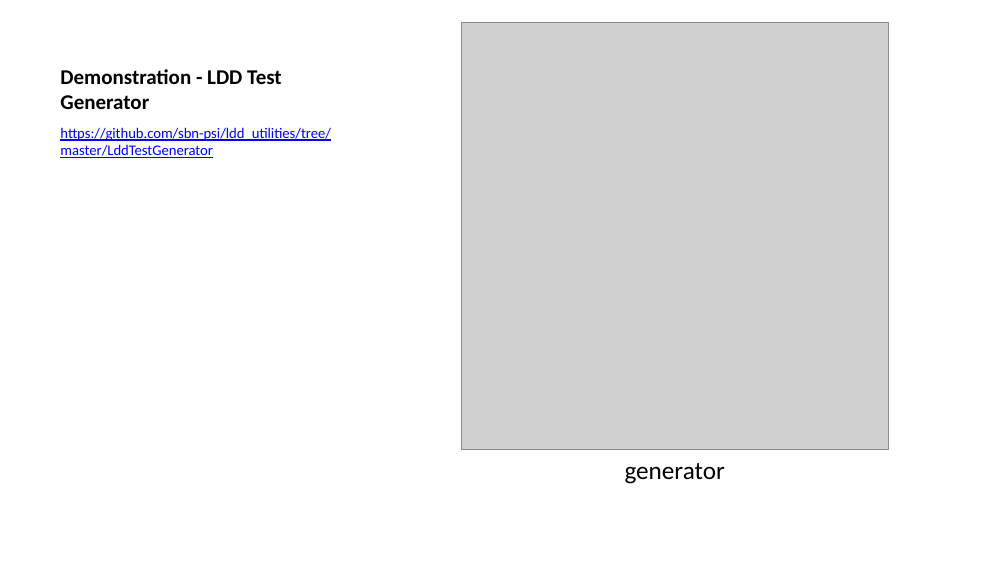
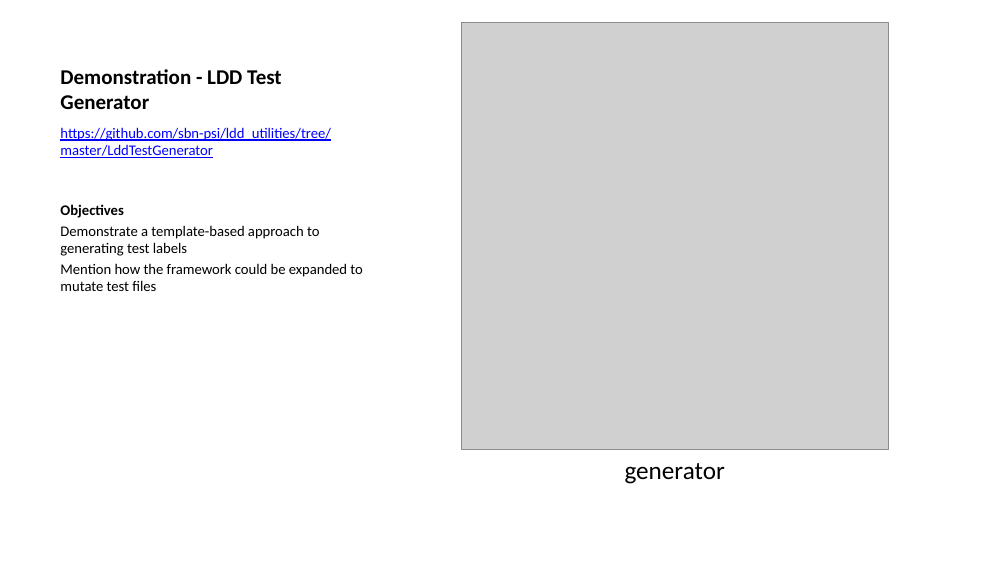
Before and after one commit to sbn-psi/dmsp, a slide deck: slide 17 of LDDTesting/stone-LDDTestingPrinciples.pptx (slide 18 before the commit). Drawn at 1008x567 pixels with LibreOffice and Linux fonts; fonts in the diff are those of the drawing; grey boxes stand for pictures. Boxes give left, top, right and bottom in pixels: in the first picture for what was removed or moved away, otherwise in the second. Text is boxed around its words. In the diff, an @@ line names an element or a change of style, - is before the commit and + after.

Commit message:
Added objectives for the tools

```diff
--- a/LDDTesting/stone-LDDTestingPrinciples.pptx
+++ b/LDDTesting/stone-LDDTestingPrinciples.pptx
@@ text at (x1=60, y1=204, x2=362, y2=291): paragraphs added @@
+Objectives
+Demonstrate a template-based approach to generating test labels
+Mention how the framework could be expanded to mutate test files
```
Also in this commit, not shown: 3 other slides changed, 2 slides removed, 1 other file.
